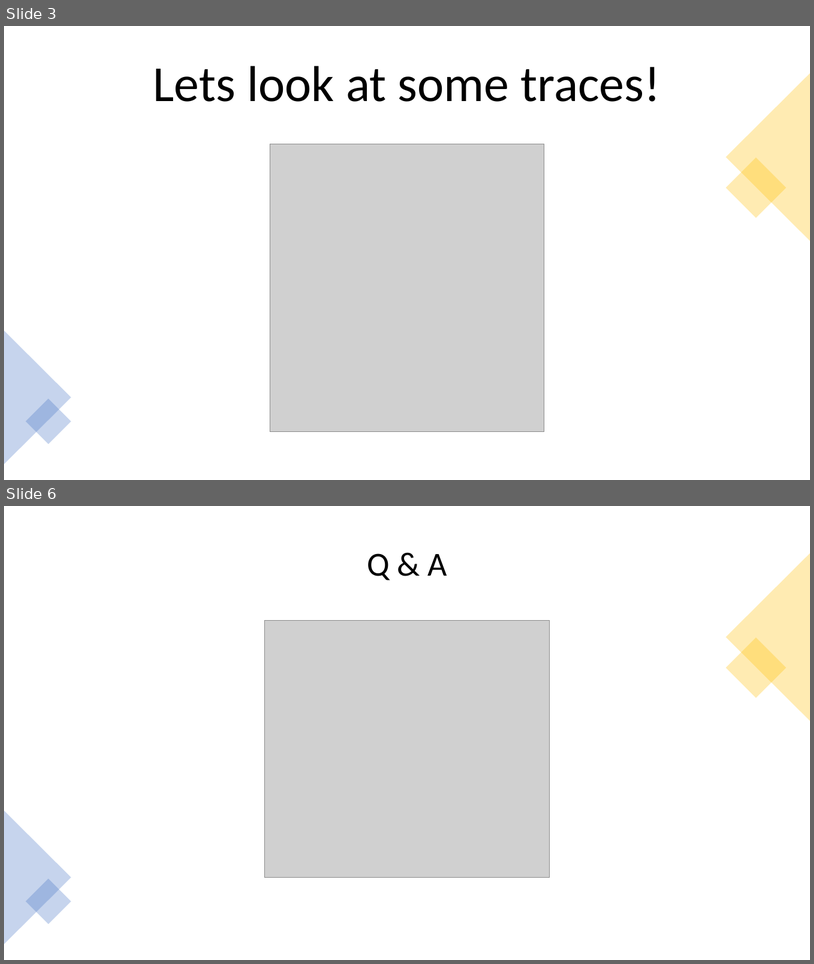
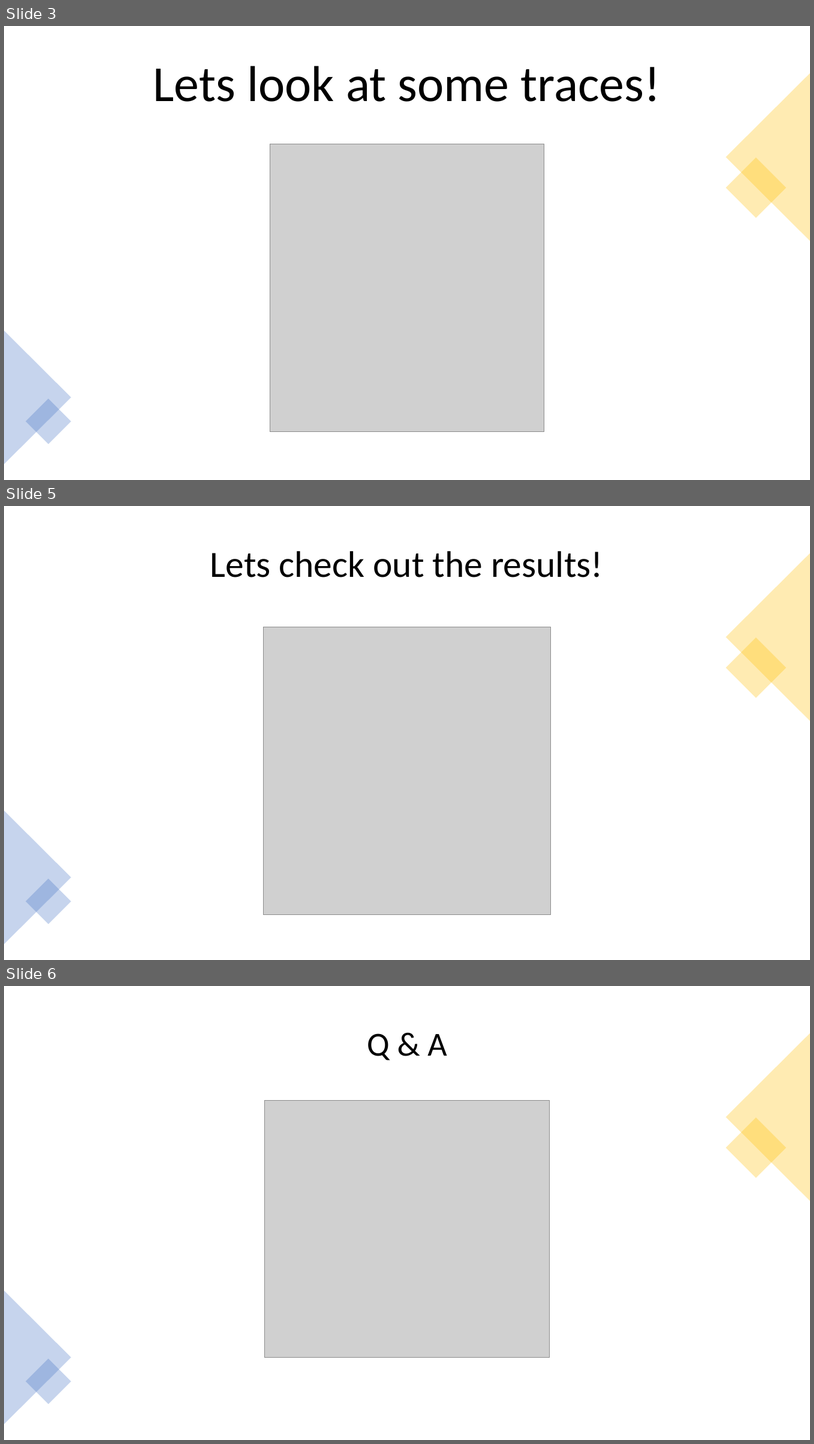
Before and after one commit to mhege/COMP-472, a slide deck: MiniProject2/MP2_COMP_472.pptx. Shown one above the other, each under a label of ours: slides 3 and 6 before the commit, slides 3, 5 and 6 after it; the slides between them are not shown. The pictures are 814x964 and 814x1444 pixels, drawn with LibreOffice and Linux fonts; fonts in the diff are those of the drawing; grey boxes stand for pictures. Boxes give left, top, right and bottom in pixels: in the first picture for what was removed or moved away, otherwise in the second. Text is boxed around its words. In the diff, an @@ line names an element or a change of style, - is before the commit and + after.

```diff
--- a/MiniProject2/MP2_COMP_472.pptx
+++ b/MiniProject2/MP2_COMP_472.pptx
@@ slide 5 added at bbox=[4, 506, 810, 960], background #FFFFFF @@
@@ title added at bbox=[210, 551, 603, 577], 44 pt, text #000000 @@
+Lets check out the results!
@@ triangle added at bbox=[726, 553, 810, 721], fill #FFC000 at 30% opacity @@
@@ picture added at bbox=[264, 627, 551, 915] @@
@@ rectangle added at bbox=[726, 637, 787, 698], fill #FFC000 at 30% opacity @@
@@ triangle added at bbox=[4, 810, 71, 944], fill #4472C4 at 30% opacity @@
@@ rectangle added at bbox=[26, 878, 71, 924], fill #4472C4 at 30% opacity @@
```
Also in this commit, not shown: 1 slide changed, 1 slide removed.
